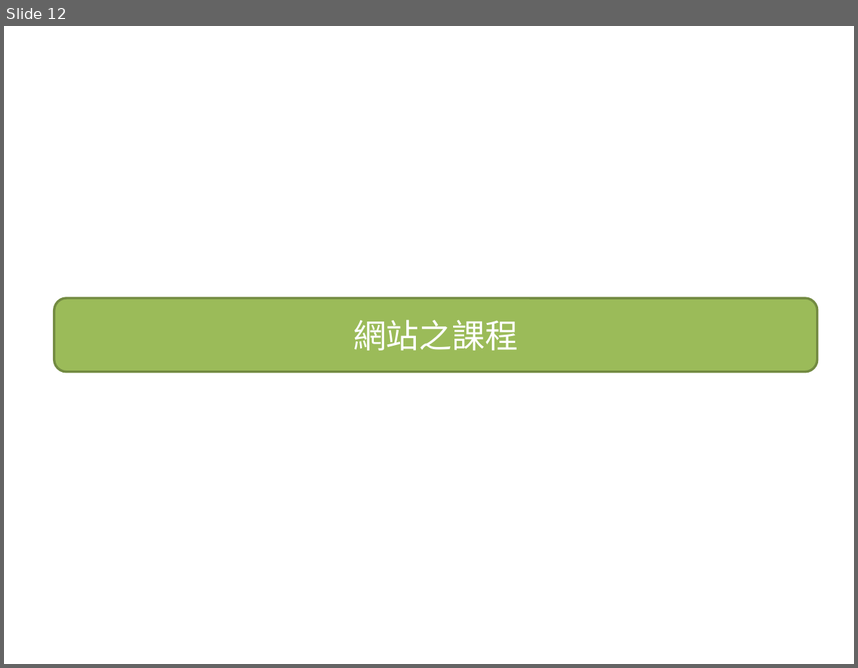
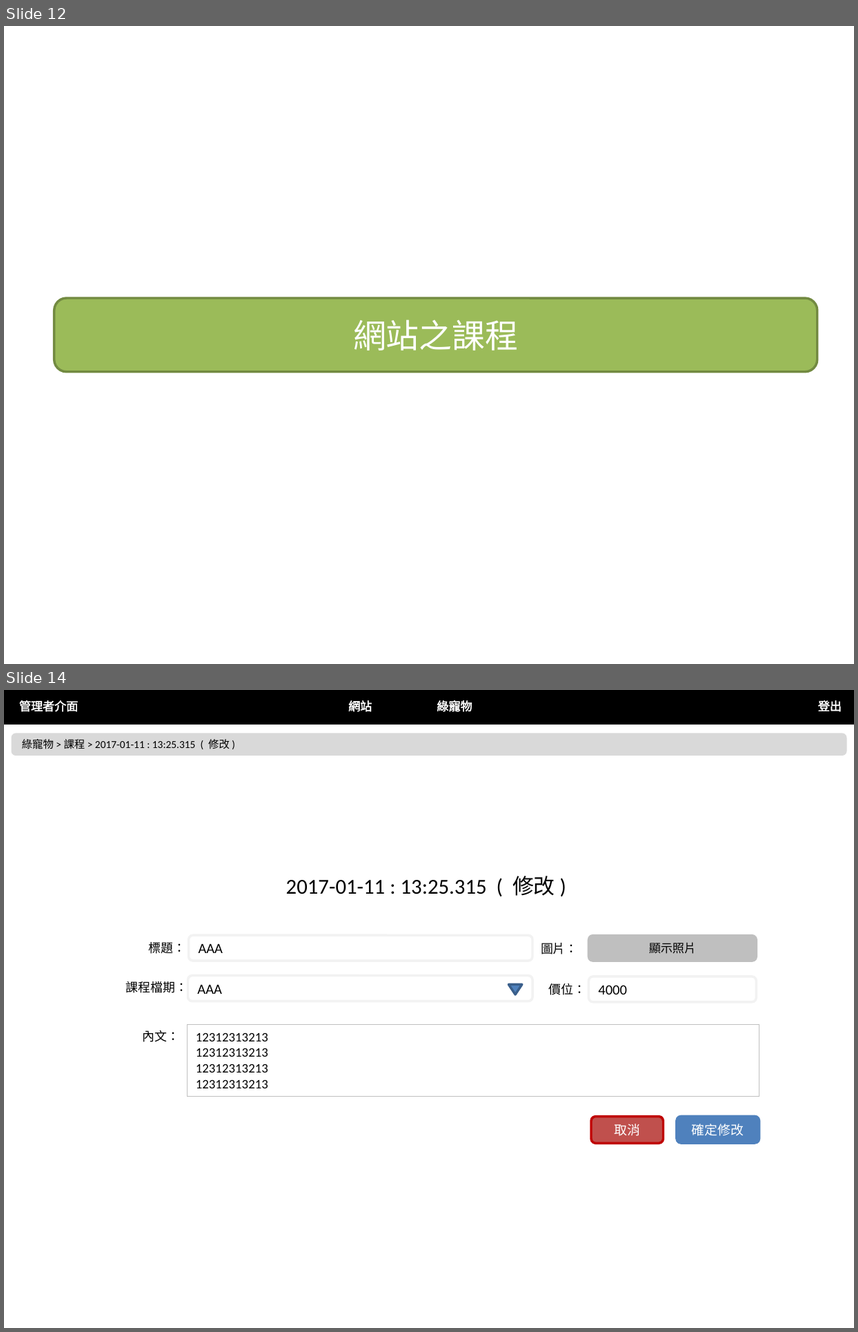
Before and after one commit to nexstar/XMind, a slide deck: 最終後台版型.pptx. Shown one above the other, each under a label of ours: slide 12 before the commit, slides 12 and 14 after it; the slides between them are not shown. The pictures are 858x668 and 858x1332 pixels, drawn with LibreOffice and Linux fonts; fonts in the diff are those of the drawing. Boxes give left, top, right and bottom in pixels: in the first picture for what was removed or moved away, otherwise in the second. Text is boxed around its words. In the diff, an @@ line names an element or a change of style, - is before the commit and + after.

Commit message:
增加課程

```diff
--- a/最終後台版型.pptx
+++ b/最終後台版型.pptx
@@ slide 14 added at [4,690,854,1328], background #FFFFFF @@
@@ rectangle added at [4,690,854,723], fill #000000, outline #000000 2 pt @@
@@ text added at [19,700,78,712], 10 pt, text #FFFFFF @@
+管理者介面
@@ text added at [348,700,372,712], 10 pt, text #FFFFFF @@
+網站
@@ text added at [437,698,473,714], 10 pt, text #FFFFFF @@
+綠寵物
@@ text added at [818,700,842,712], 10 pt, text #FFFFFF @@
+登出
@@ rounded rectangle added at [12,734,846,755], fill #D9D9D9, outline #D9D9D9 2 pt, 9 pt, text #000000 @@
+綠寵物 > 課程 > 2017-01-11 : 13:25.315 ( 修改 )
@@ text added at [286,876,555,896], 18 pt, text #000000 @@
+2017-01-11 : 13:25.315 ( 修改 )
@@ rounded rectangle added at [188,935,533,960], fill #FFFFFF, outline #F2F2F2 2 pt, 12 pt, text #000000 @@
+AAA
@@ rounded rectangle added at [589,936,756,961], fill #BFBFBF, outline #BFBFBF 2 pt, 10 pt, text #000000 @@
+顯示照片
@@ text added at [149,942,186,954], 10.5 pt, text #000000 @@
+標題：
@@ text added at [541,943,578,954], 10.5 pt, text #000000 @@
+圖片：
@@ rounded rectangle added at [188,976,532,1001], fill #FFFFFF, outline #F2F2F2 2 pt, 12 pt, text #000000 @@
+AAA
@@ rounded rectangle added at [589,976,756,1002], fill #FFFFFF, outline #F2F2F2 2 pt, 12 pt, text #000000 @@
+4000
@@ text added at [126,981,188,993], 10.5 pt, text #000000 @@
+課程檔期：
@@ triangle added at [509,984,523,994], fill #4F81BD, outline #3A5F8C 2 pt @@
@@ text added at [549,983,586,995], 10.5 pt, text #000000 @@
+價位：
@@ text added at [142,1030,179,1042], 10.5 pt, text #000000 @@
+內文：
@@ rectangle added at [188,1024,760,1096], fill #FFFFFF, outline #BFBFBF 0.75 pt, 11 pt, text #000000 @@
+12312313213
+12312313213
+12312313213
+12312313213
@@ rounded rectangle added at [591,1116,664,1142], fill #C0504D, outline #C00000 2 pt, 11 pt, text #FFFFFF @@
+取消
@@ rounded rectangle added at [677,1116,759,1142], fill #4F81BD, outline #4F81BD 2 pt, 11 pt, text #FFFFFF @@
+確定修改
```
Also in this commit, not shown: 5 slides changed, 3 other slides added.
